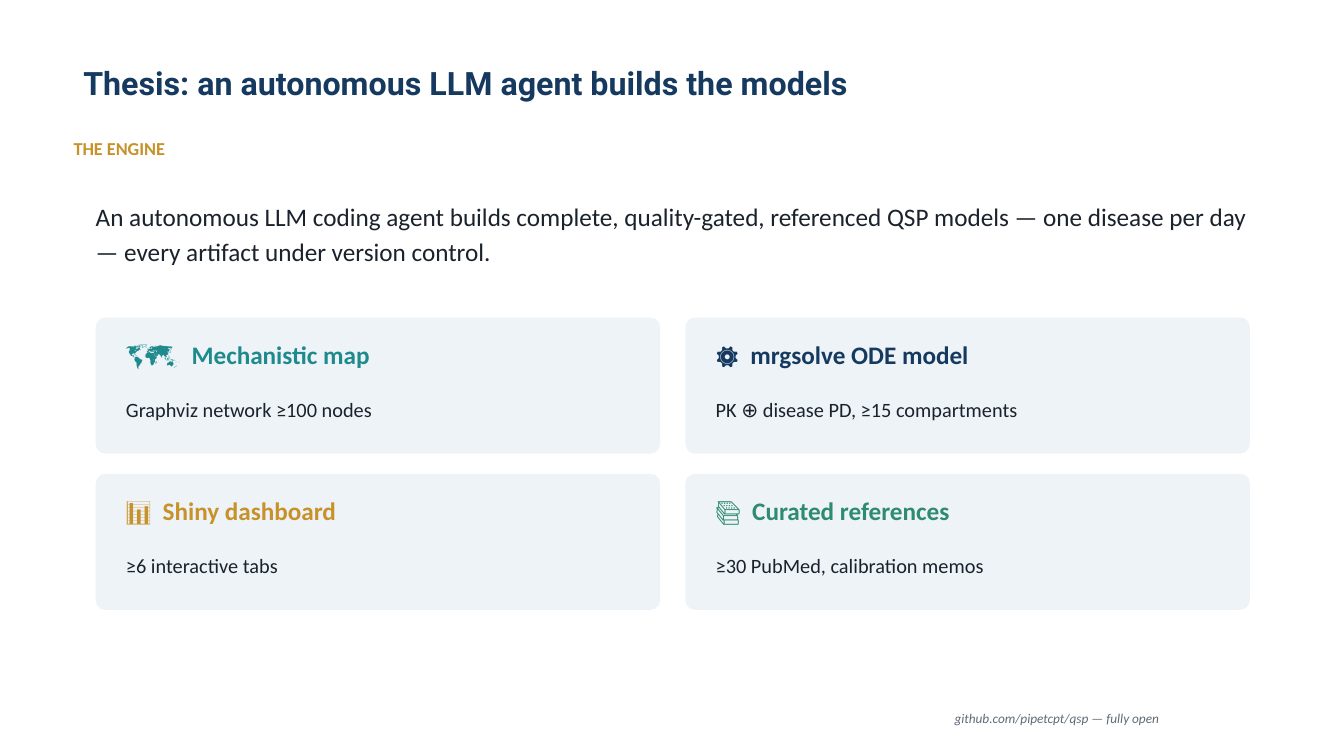
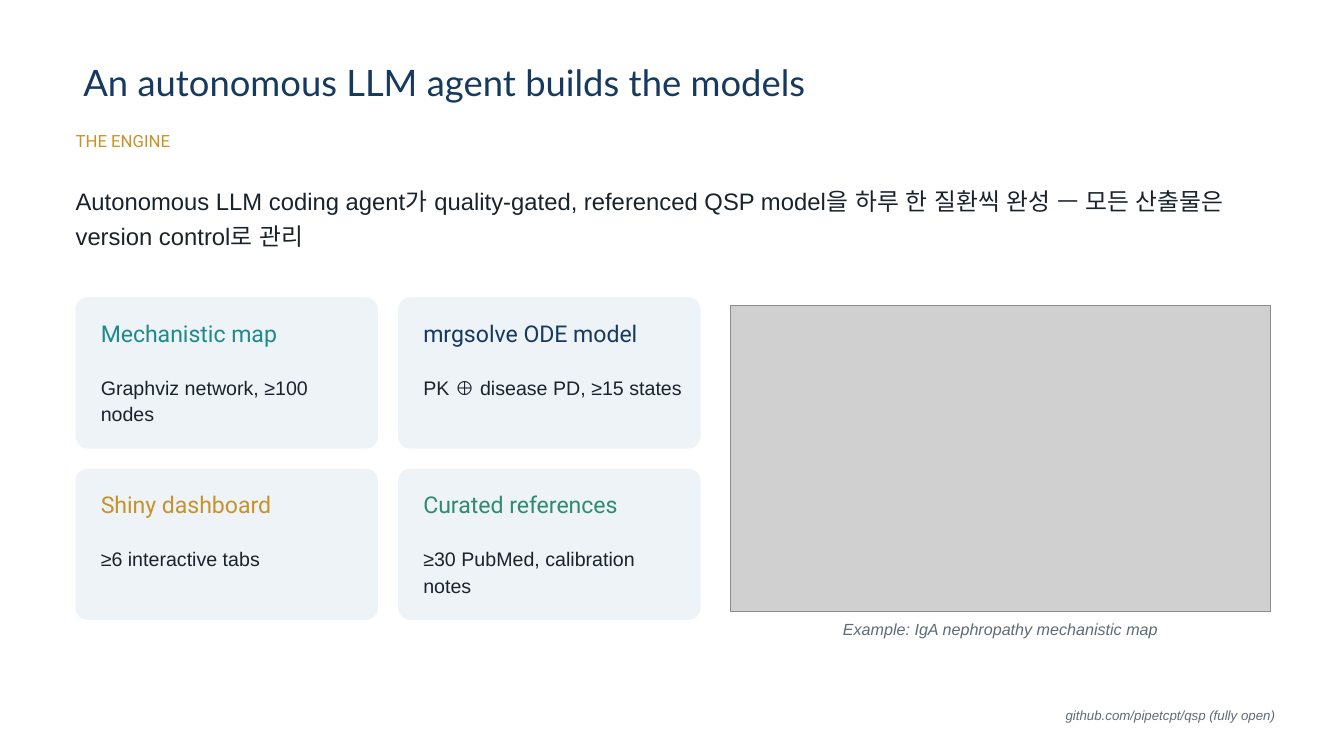
Before and after one commit to pipetcpt/qsp, a slide deck: slide 13 of presentation/2026-tox.pptx. Drawn at 1344x756 pixels with LibreOffice and Linux fonts; fonts in the diff are those of the drawing; grey boxes stand for pictures; background and template pictures are left out. Boxes give left, top, right and bottom in pixels: in the first picture for what was removed or moved away, otherwise in the second. Text is boxed around its words. In the diff, an @@ line names an element or a change of style, - is before the commit and + after.

```diff
--- a/presentation/2026-tox.pptx
+++ b/presentation/2026-tox.pptx
@@ title at [83, 69, 806, 103]: text changed; size 23 to 26 pt; font Roboto to Lato; bold off @@
-Thesis: an autonomous LLM agent builds the models
+An autonomous LLM agent builds the models
@@ text "THE ENGINE" at [76, 135, 170, 147]: size 13 to 12 pt, font Calibri to Roboto, bold off; line spacing 1.04 to 1 @@
@@ text at [76, 190, 1224, 247]: text changed; size 18 to 17 pt; font Calibri to Arial @@
-An autonomous LLM coding agent builds complete, quality-gated, referenced QSP models — one disease per day — every artifact under version control.
+Autonomous LLM coding agent가 quality-gated, referenced QSP model을 하루 한 질환씩 완성 — 모든 산출물은 version control로 관리
@@ rounded rectangle: place and size @@
-rounded rectangle at [96, 318, 660, 454]
+rounded rectangle at [76, 297, 378, 449]
@@ proportions changed in 4 elements at [76, 469, 378, 620], [76, 297, 378, 449], [398, 469, 701, 620], [398, 297, 701, 449] @@
@@ rounded rectangle: place and size @@
-rounded rectangle at [686, 318, 1250, 454]
+rounded rectangle at [398, 297, 701, 449]
@@ text at [101, 324, 277, 347]: text changed; size 18 to 16.5 pt; font Calibri to Roboto; bold off @@
-🗺️ Mechanistic map
+Mechanistic map
@@ text at [423, 324, 637, 347]: text changed; size 18 to 16.5 pt; font Calibri to Roboto; bold off @@
-⚙️ mrgsolve ODE model
+mrgsolve ODE model
@@ picture added at [731, 306, 1270, 612] @@
@@ text at [101, 380, 307, 421]: text changed; size 14.5 to 14 pt; font Calibri to Arial @@
-Graphviz network ≥100 nodes
+Graphviz network, ≥100 nodes
@@ text at [423, 380, 681, 398]: text changed; size 14.5 to 14 pt; font Calibri to Arial @@
-PK ⊕ disease PD, ≥15 compartments
+PK ⊕ disease PD, ≥15 states
@@ rounded rectangle: place and size @@
-rounded rectangle at [96, 474, 660, 610]
+rounded rectangle at [76, 469, 378, 620]
@@ rounded rectangle: place and size @@
-rounded rectangle at [686, 474, 1250, 610]
+rounded rectangle at [398, 469, 701, 620]
@@ text at [101, 495, 271, 518]: text changed; size 18 to 16.5 pt; font Calibri to Roboto; bold off @@
-📊 Shiny dashboard
+Shiny dashboard
@@ text at [423, 495, 617, 513]: text changed; size 18 to 16.5 pt; font Calibri to Roboto; bold off @@
-📚 Curated references
+Curated references
@@ text "≥6 interactive tabs": place and size @@
-text "≥6 interactive tabs" at [126, 559, 278, 573]
+text "≥6 interactive tabs" at [101, 551, 260, 566]
@@ text "≥6 interactive tabs" at [101, 551, 260, 566]: size 14.5 to 14 pt, font Calibri to Arial; line spacing 1.04 to 1.12 @@
@@ text at [423, 551, 634, 593]: text changed; size 14.5 to 14 pt; font Calibri to Arial @@
-≥30 PubMed, calibration memos
+≥30 PubMed, calibration notes
@@ text added at [843, 623, 1157, 639], 11.5 pt, text #5F6B76, italic @@
+Example: IgA nephropathy mechanistic map
@@ text at [1066, 710, 1275, 723]: text changed; font Calibri to Arial @@
-github.com/pipetcpt/qsp — fully open
+github.com/pipetcpt/qsp (fully open)
```
Also in this commit, not shown: 24 other slides changed, 22 slides added, 23 slides removed, 52 other files.
